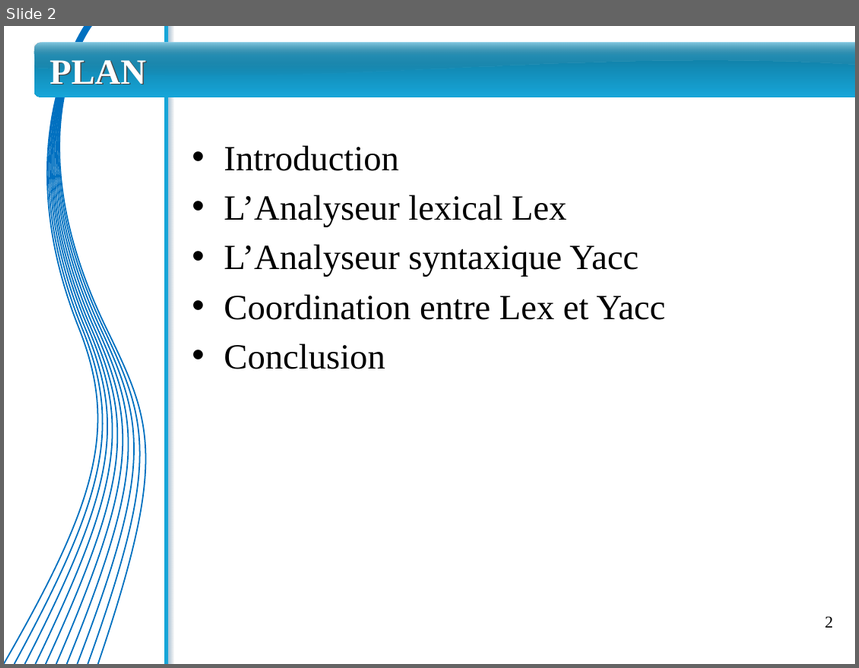
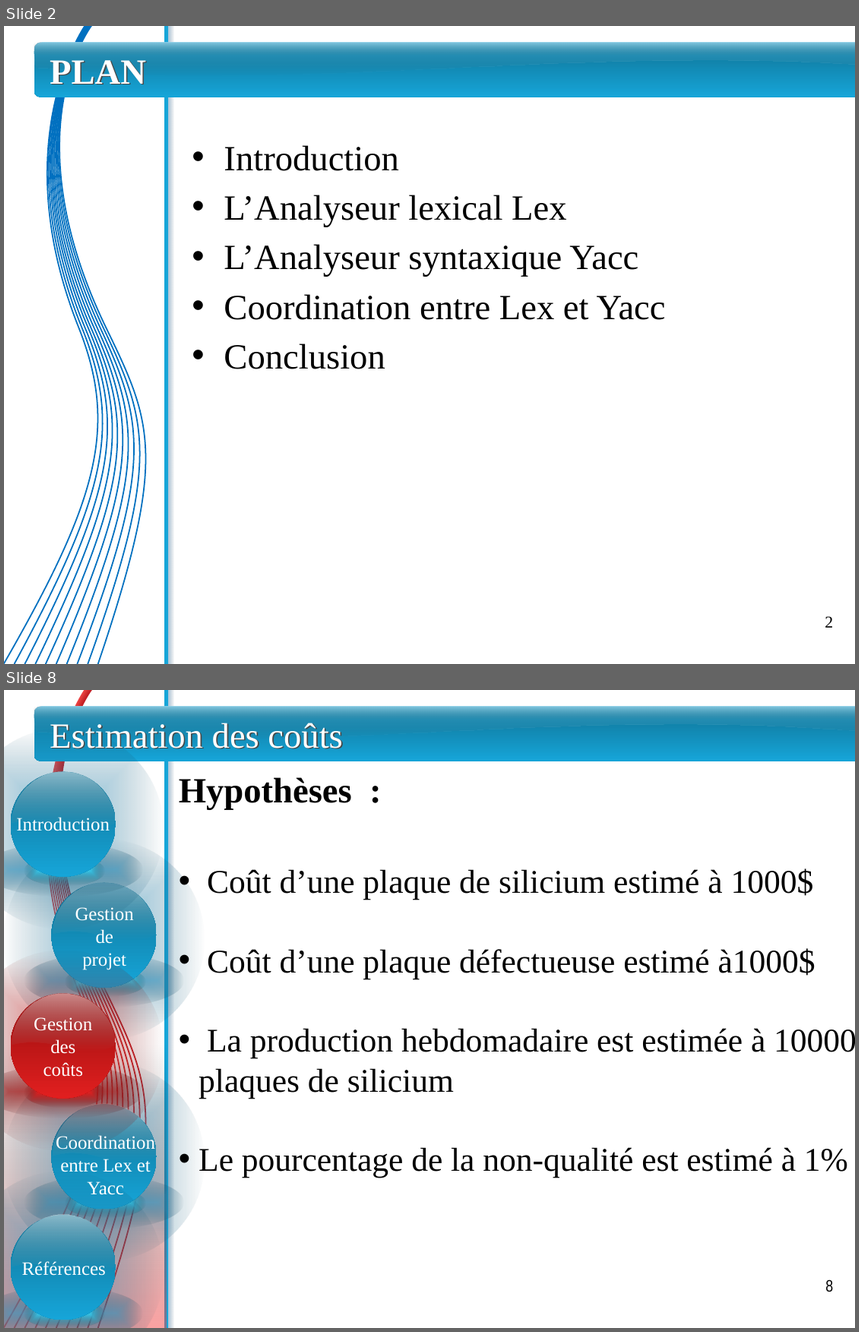
Before and after one commit to sarrabenbrahim/team-war, a slide deck: PFE/Presentation/presentation - Jaafar.pptx. Shown one above the other, each under a label of ours: slide 2 before the commit, slides 2 and 8 after it; the slides between them are not shown. The pictures are 859x668 and 859x1332 pixels, drawn with LibreOffice and Linux fonts; fonts in the diff are those of the drawing. Boxes give left, top, right and bottom in pixels: in the first picture for what was removed or moved away, otherwise in the second. Text is boxed around its words. In the diff, an @@ line names an element or a change of style, - is before the commit and + after.

Commit message:
-+ Gestion de projet et Gestion des coûts

```diff
--- a/PFE/Presentation/presentation - Jaafar.pptx
+++ b/PFE/Presentation/presentation - Jaafar.pptx
@@ slide 8 added at (4, 690, 855, 1328), background #FFFFFF; not listed: 2 template elements that a slide beside it also shows @@
@@ group added at (4, 690, 168, 1328): 10 freeform shapes @@
@@ freeform shape added at (33, 706, 855, 749), fill gradient #4DC3ED to #245A6E @@
@@ rounded rectangle added at (34, 706, 855, 761), fill gradient #0F7295 to #16A5D8 @@
@@ rounded rectangle added at (34, 706, 855, 718), fill gradient #FFFFFF to #B6B6B6 @@
@@ title added at (50, 723, 342, 749), 30 pt, text #FFFFFF @@
+Estimation des coûts
@@ group added at (4, 728, 163, 929): 4 ellipses, 1 freeform shape @@
@@ text added at (179, 777, 352, 810), 30 pt, text #000000, bold @@
+Hypothèses :
@@ text added at (16, 817, 110, 831), 16 pt, text #FFFFFF @@
+Introduction
@@ text added at (199, 869, 855, 1178), 28 pt, text #000000 @@
+• Coût d’une plaque de silicium estimé à 1000$
+• Coût d’une plaque défectueuse estimé à1000$
+• La production hebdomadaire est estimée à 10000 plaques de silicium
+• Le pourcentage de la non-qualité est estimé à 1%
@@ group added at (4, 840, 204, 1040): 4 ellipses, 1 freeform shape @@
@@ text added at (75, 907, 134, 970), 16 pt, text #FFFFFF @@
+Gestion
+de
+projet
@@ group added at (4, 951, 163, 1151): 4 ellipses, 1 freeform shape @@
@@ text added at (34, 1018, 92, 1077), 16 pt, text #FFFFFF @@
+Gestion
+des
+coûts
@@ rectangle added at (4, 1043, 166, 1328), fill gradient #000000 to #F74343 @@
@@ group added at (4, 1061, 204, 1262): 4 ellipses, 1 freeform shape @@
@@ text added at (56, 1135, 155, 1195), 16 pt, text #FFFFFF @@
+Coordination entre Lex et Yacc
@@ group added at (4, 1172, 163, 1328): 4 ellipses, 1 freeform shape @@
@@ text added at (22, 1262, 106, 1276), 16 pt, text #FFFFFF @@
+Références
@@ page number added at (826, 1280, 833, 1293), 14 pt, text #000000 @@
+8
```
Also in this commit, not shown: 4 slides changed, 2 other slides added, 1 slide removed.
